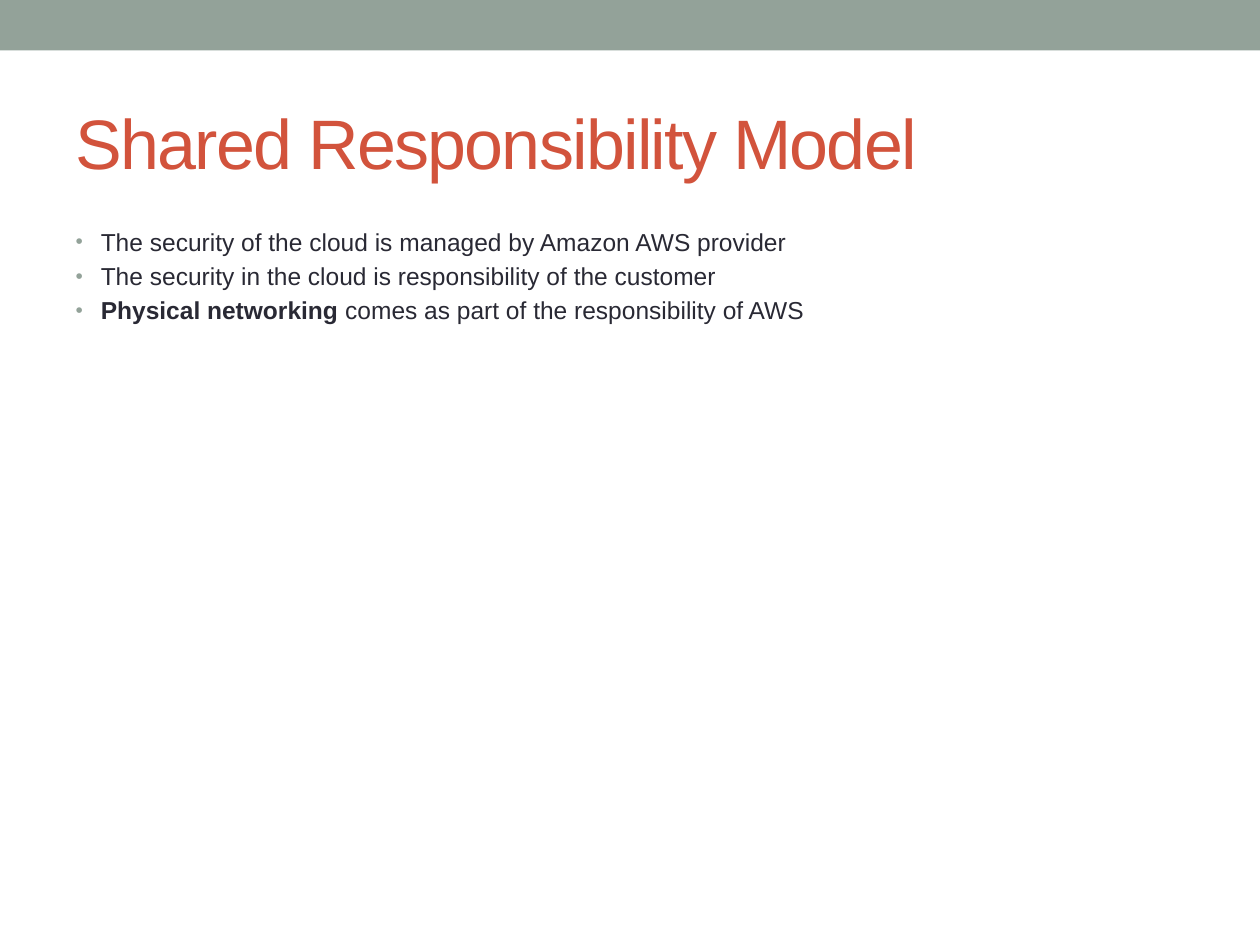
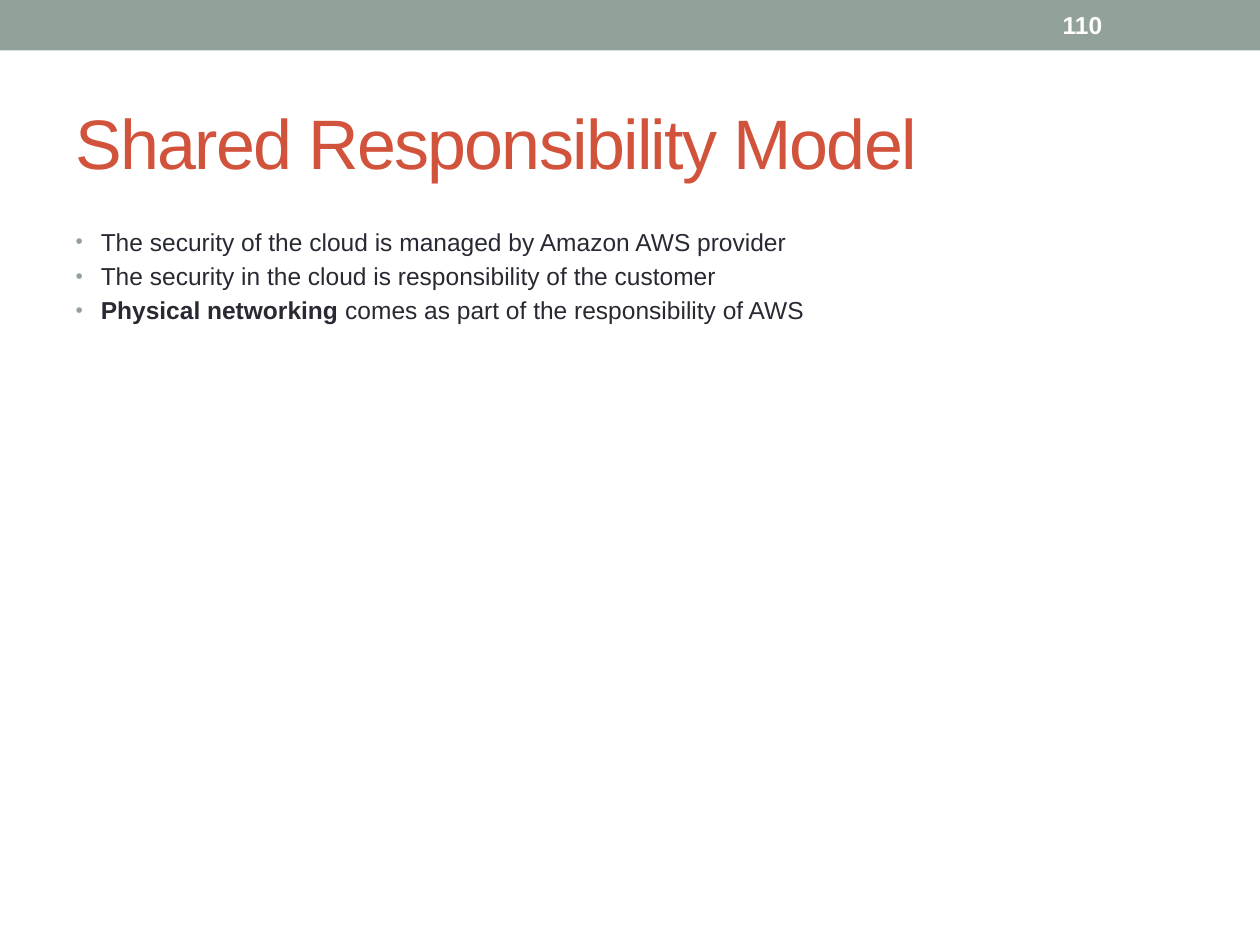
Before and after one commit to notionquest/ProjectDocumentation, a slide deck: slide 110 of AWS_Solution_Architect.pptx (slide 107 before the commit). Drawn at 1260x945 pixels with LibreOffice and Linux fonts; fonts in the diff are those of the drawing. Boxes give left, top, right and bottom in pixels: in the first picture for what was removed or moved away, otherwise in the second. Text is boxed around its words. In the diff, an @@ line names an element or a change of style, - is before the commit and + after.

```diff
--- a/AWS_Solution_Architect.pptx
+++ b/AWS_Solution_Architect.pptx
@@ page number added at (1063, 17, 1103, 34), 14 pt, text #FFFFFF, bold @@
+110
```
Also in this commit, not shown: 106 other slides changed, 4 slides added, 1 slide removed.
